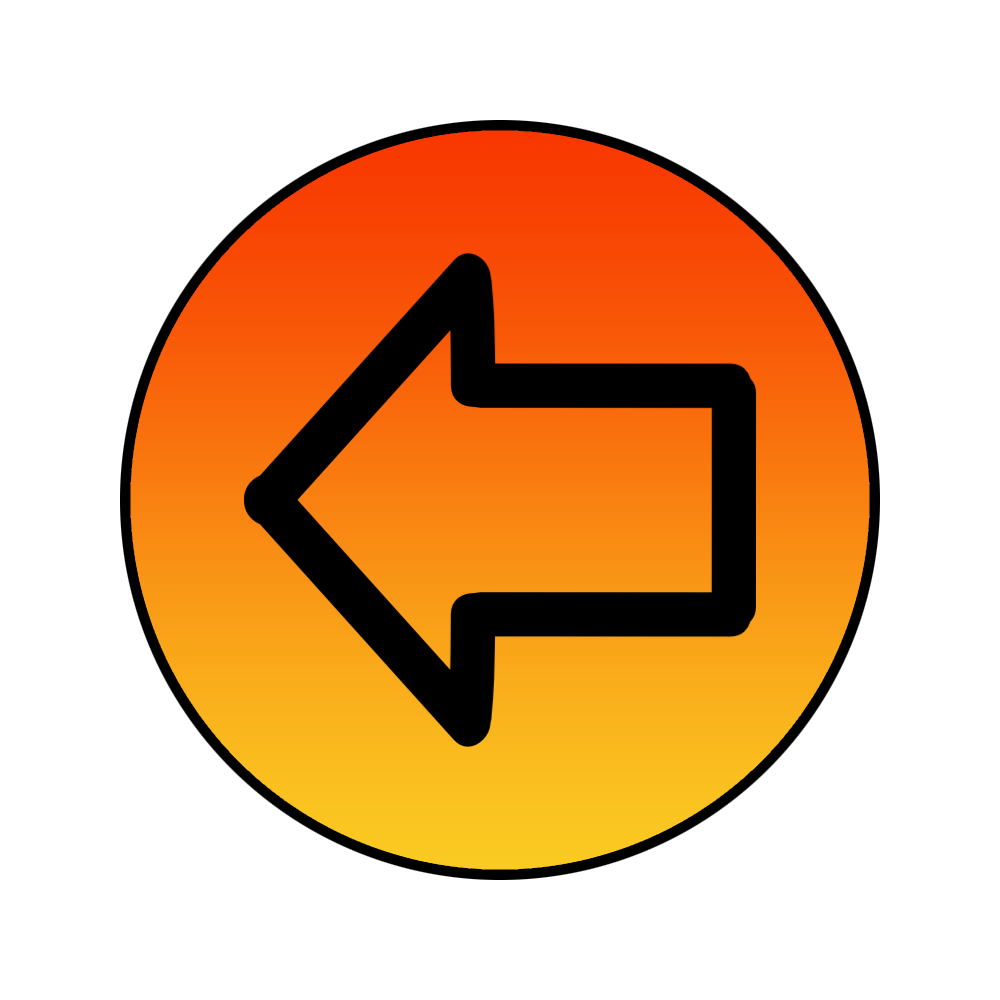
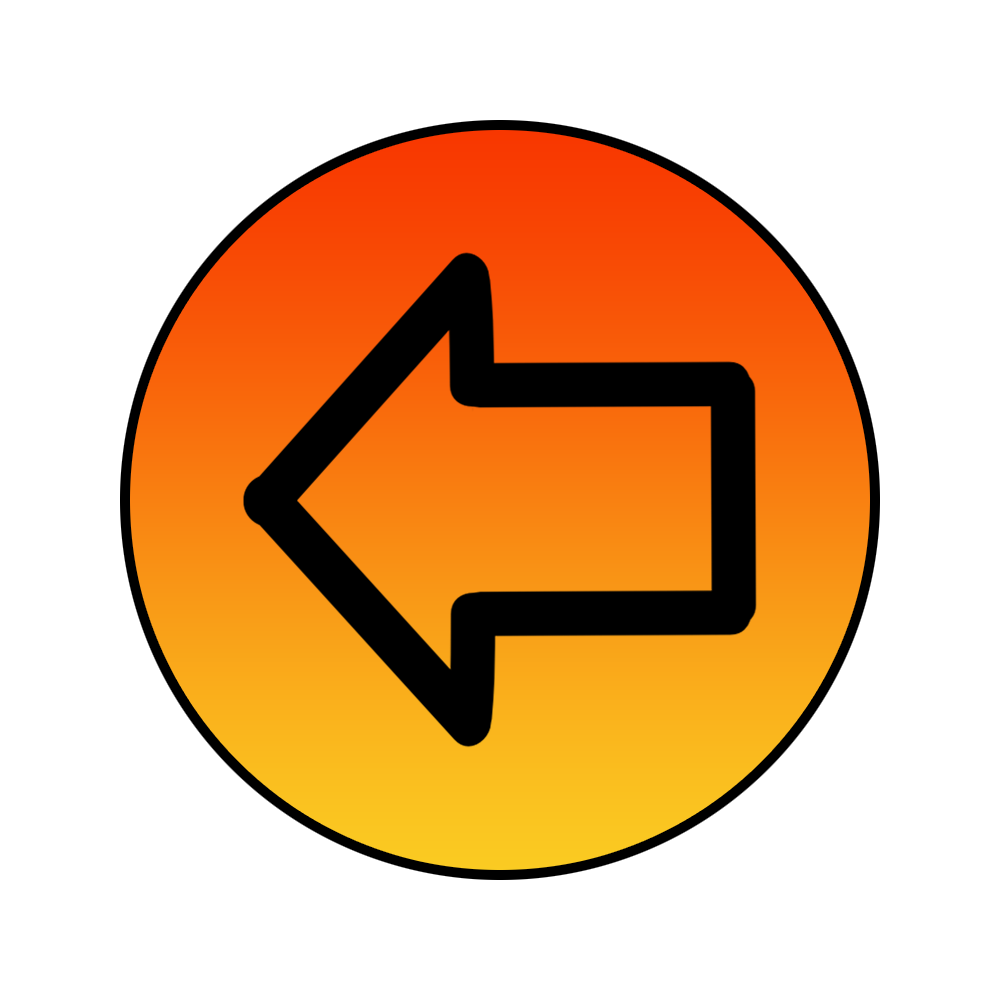
Layers edited between the first and the second 1000×1000 image:
painted on "Слой 3" over [243, 252, 757, 748]
